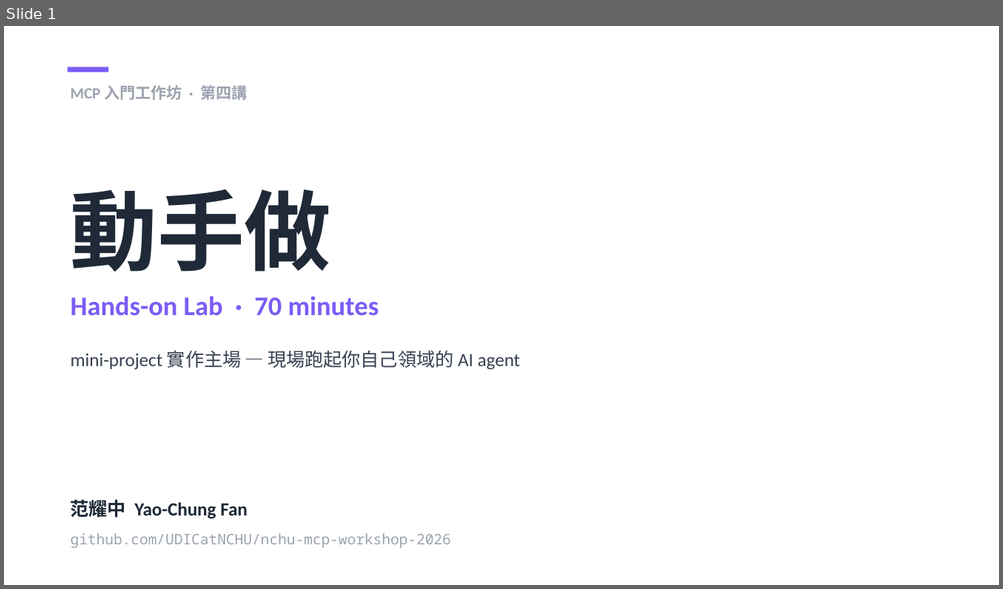
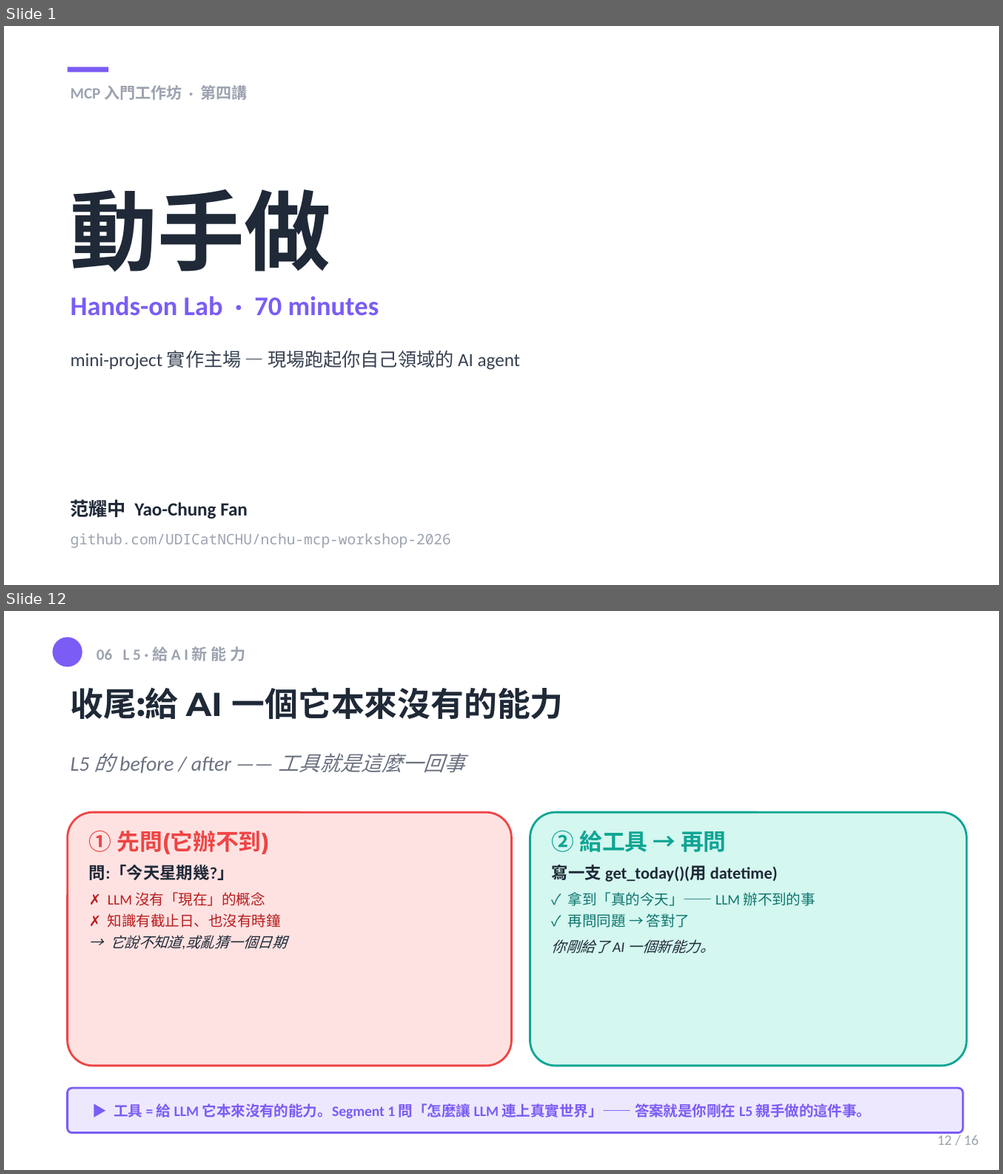
Before and after one commit to mjib007/nchu-mcp-workshop-2026, a slide deck: slides/04-hands-on-lab.pptx. Shown one above the other, each under a label of ours: slide 1 before the commit, slides 1 and 12 after it; the slides between them are not shown. The pictures are 1003x589 and 1003x1174 pixels, drawn with LibreOffice and Linux fonts; fonts in the diff are those of the drawing. Boxes give left, top, right and bottom in pixels: in the first picture for what was removed or moved away, otherwise in the second. Text is boxed around its words. In the diff, an @@ line names an element or a change of style, - is before the commit and + after.

```diff
--- a/slides/04-hands-on-lab.pptx
+++ b/slides/04-hands-on-lab.pptx
@@ slide 12 added at box(4, 611, 999, 1170), background #FFFFFF @@
@@ rectangle added at box(4, 611, 999, 1170), fill #FFFFFF @@
@@ ellipse added at box(53, 637, 82, 667), fill #7B5CF5 @@
@@ text added at box(96, 647, 245, 661), 11.2 pt, text #9CA3AF, bold @@
+06 L 5 · 給 A I 新 能 力
@@ text added at box(71, 687, 563, 719), 24 pt, text #1F2937, bold @@
+收尾:給 AI 一個它本來沒有的能力
@@ text added at box(71, 753, 465, 773), 15 pt, text #6B7280, italic @@
+L5 的 before / after —— 工具就是這麼一回事
@@ rounded rectangle added at box(68, 812, 511, 1065), fill #FEE2E2, outline #EF4444 1.5 pt @@
@@ text added at box(89, 831, 270, 854), 16.5 pt, text #EF4444, bold @@
+① 先問(它辦不到)
@@ rounded rectangle added at box(530, 812, 967, 1065), fill #D4F7F0, outline #0EA594 1.5 pt @@
@@ text added at box(552, 830, 726, 852), 16.5 pt, text #0EA594, bold @@
+② 給工具 → 再問
@@ text added at box(89, 865, 286, 949), 10.5 pt, text #B91C1C @@
+問:「今天星期幾?」
+✗ LLM 沒有「現在」的概念
+✗ 知識有截止日、也沒有時鐘
+→ 它說不知道,或亂猜一個日期
@@ text added at box(552, 865, 815, 954), 10.5 pt, text #1F2937 @@
+寫一支 get_today()(用 datetime)
+✓ 拿到「真的今天」—— LLM 辦不到的事
+✓ 再問同題 → 答對了
+你剛給了 AI 一個新能力。
@@ rounded rectangle added at box(68, 1088, 963, 1133), fill #EEE8FF, outline #7B5CF5 1.5 pt @@
@@ text added at box(114, 1104, 871, 1119), 10.5 pt, text #7B5CF5, bold @@
+▶ 工具 = 給 LLM 它本來沒有的能力。Segment 1 問「怎麼讓 LLM 連上真實世界」—— 答案就是你剛在 L5 親手做的這件事。
@@ text added at box(937, 1133, 979, 1145), 10.5 pt, text #9CA3AF @@
+12 / 16
```
Also in this commit, not shown: 12 slides changed, 2 other slides added, 1 other file.
